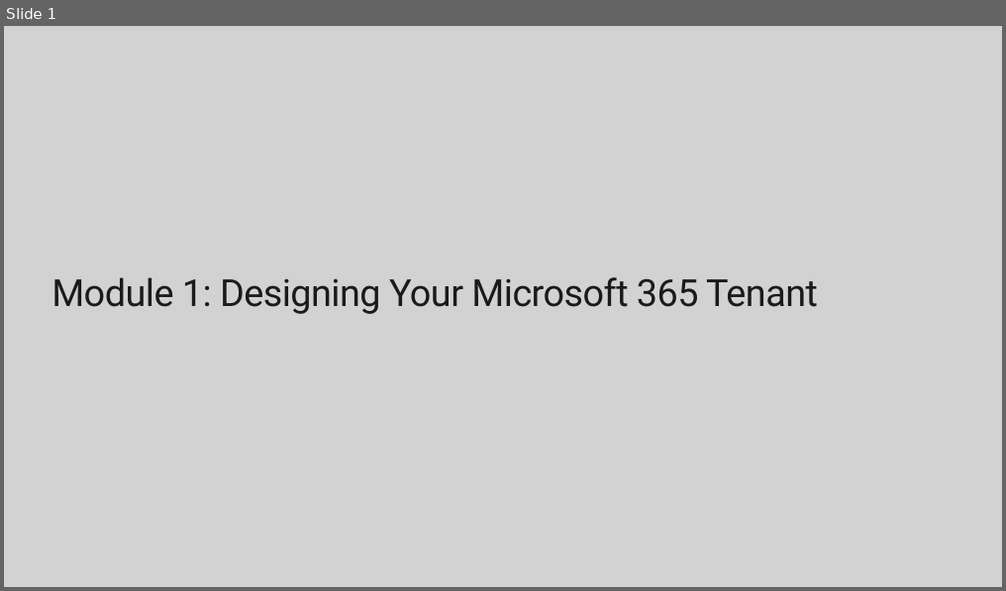
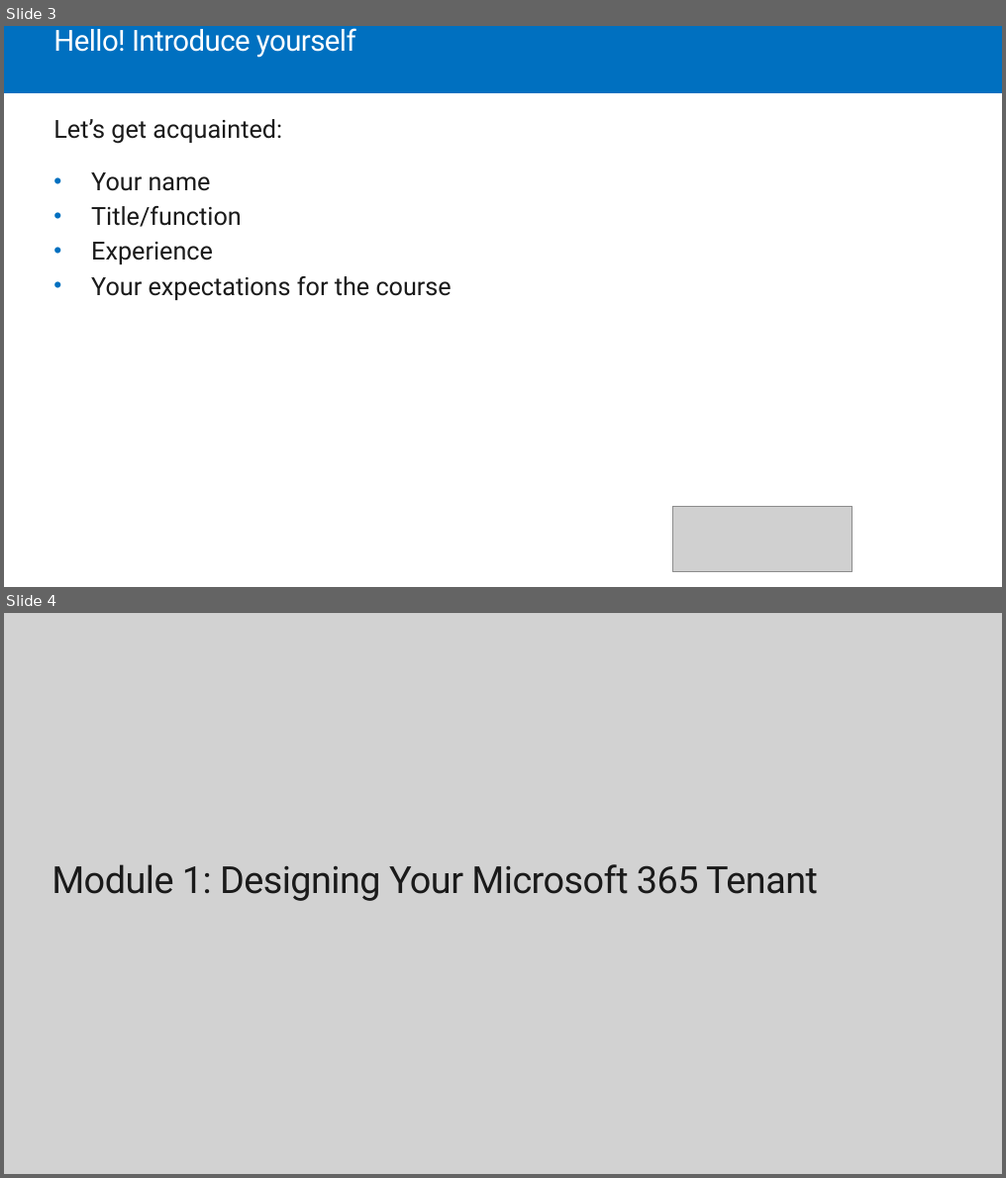
Before and after one commit to JPOWER4/Microsoft-365-Admin, a slide deck: MS-100T00A-ENU-PowerPoint_01.pptx. Shown one above the other, each under a label of ours: slide 1 before the commit, slides 3 and 4 after it. The pictures are 1006x591 and 1006x1178 pixels, drawn with LibreOffice and Linux fonts; fonts in the diff are those of the drawing; grey boxes stand for pictures; background and template pictures are left out. Boxes give left, top, right and bottom in pixels: in the first picture for what was removed or moved away, otherwise in the second. Text is boxed around its words. In the diff, an @@ line names an element or a change of style, - is before the commit and + after.

Commit message:
updated

```diff
--- a/MS-100T00A-ENU-PowerPoint_01.pptx
+++ b/MS-100T00A-ENU-PowerPoint_01.pptx
@@ slide 3 added at (x1=4, y1=26, x2=1002, y2=587), background #FFFFFF @@
@@ rectangle added at (x1=4, y1=26, x2=1002, y2=93), fill #0070C0 @@
@@ title added at (x1=54, y1=28, x2=356, y2=58), 28 pt, text #FFFFFF @@
+Hello! Introduce yourself
@@ text added at (x1=54, y1=119, x2=451, y2=300), 24 pt, text #1A1A1A @@
+Let’s get acquainted:
+• Your name
+• Title/function
+• Experience
+• Your expectations for the course
@@ picture added at (x1=672, y1=506, x2=852, y2=572) @@
@@ what was slide 1 is now slide 4 @@
```
Also in this commit, not shown: 2 other slides added.
